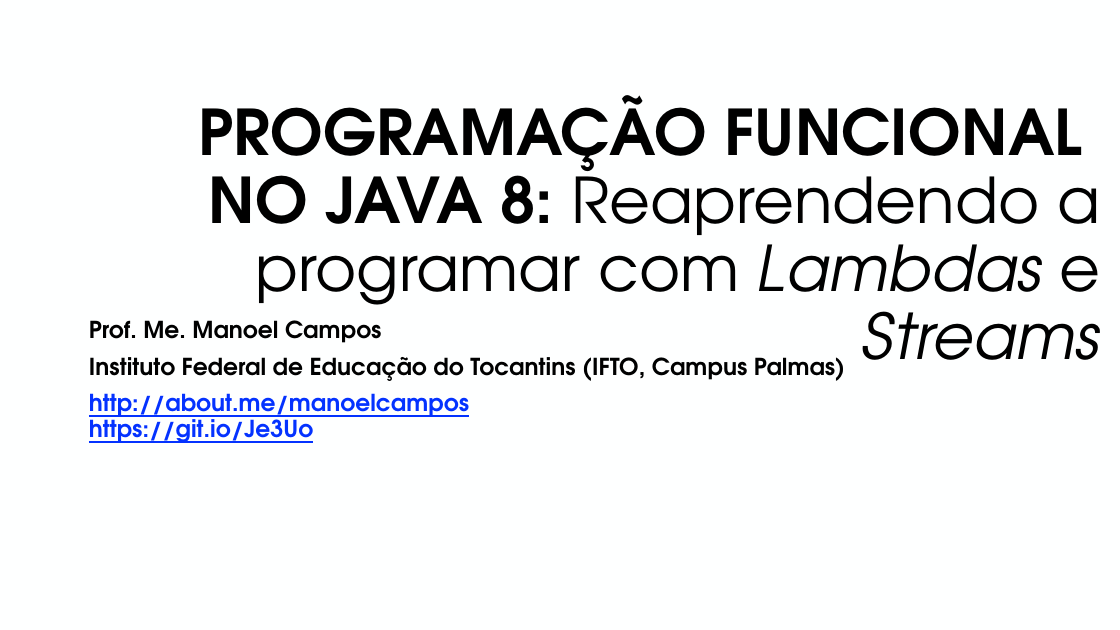
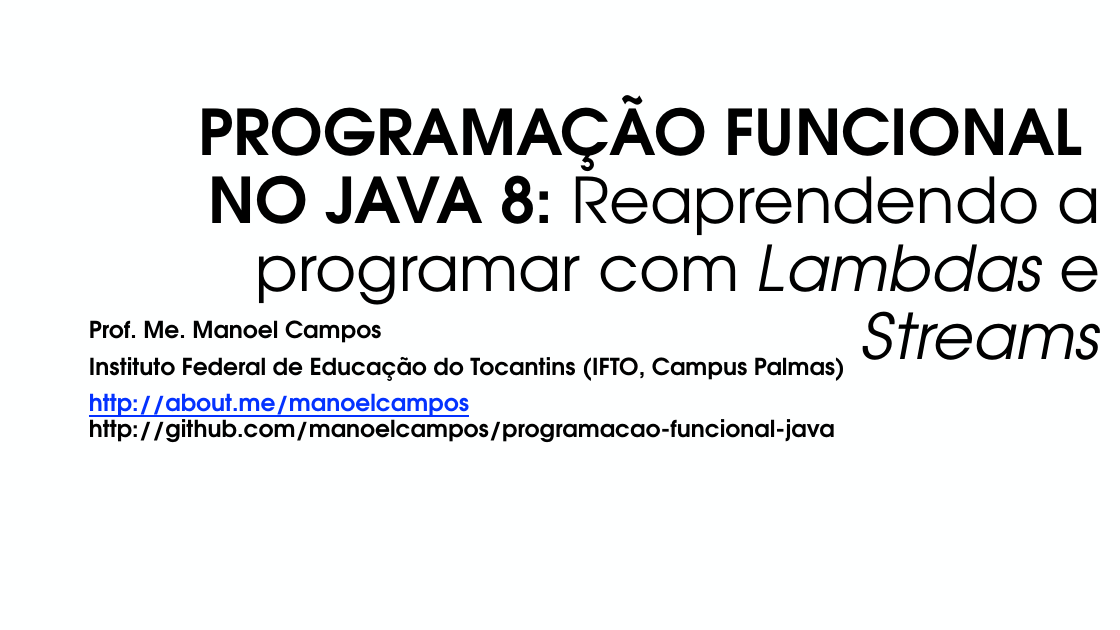
Before and after one commit to manoelcampos/curso-programacao-funcional-java, a slide deck: slide 1 of programacao-funcional-java8.pptx. Drawn at 1120x630 pixels with LibreOffice and Linux fonts; fonts in the diff are those of the drawing; background and template pictures are left out. Boxes give left, top, right and bottom in pixels: in the first picture for what was removed or moved away, otherwise in the second. Text is boxed around its words. In the diff, an @@ line names an element or a change of style, - is before the commit and + after.

```diff
--- a/programacao-funcional-java8.pptx
+++ b/programacao-funcional-java8.pptx
@@ subtitle at box(89, 393, 835, 442): text changed; text colour #0432FF to #000000 @@
-http://about.me/manoelcampos
-https://git.io/Je3Uo
+http://about.me/manoelcampos
+http://github.com/manoelcampos/programacao-funcional-java
```
Also in this commit, not shown: 7 other files.
